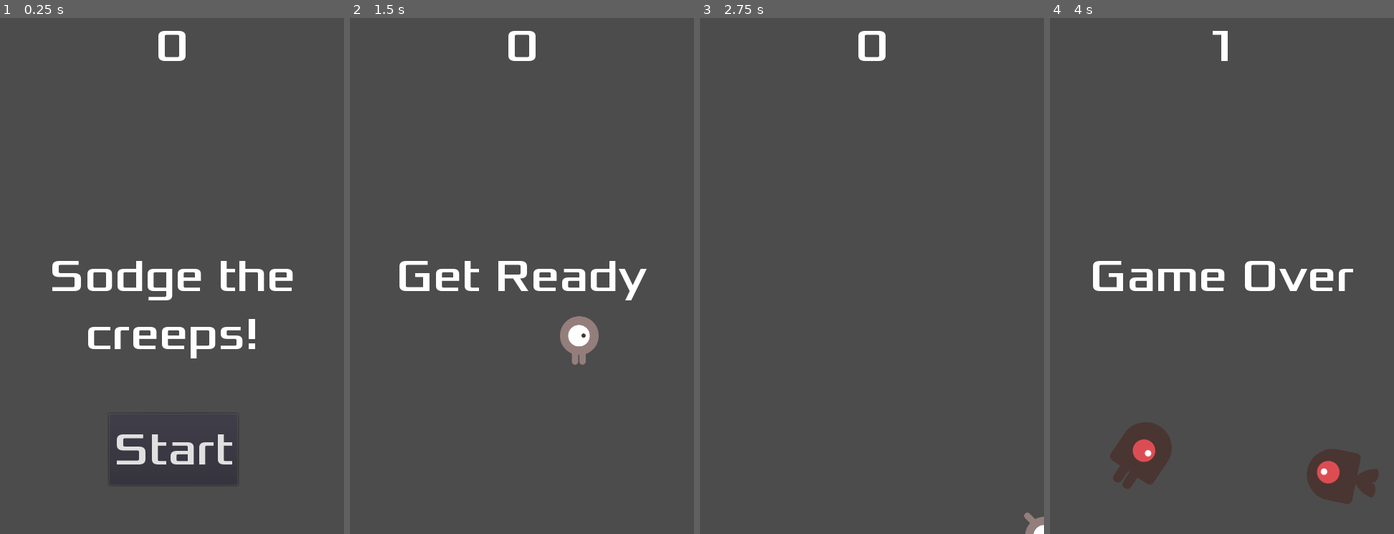
Above: before the commit, frames 1-4 (left to right).
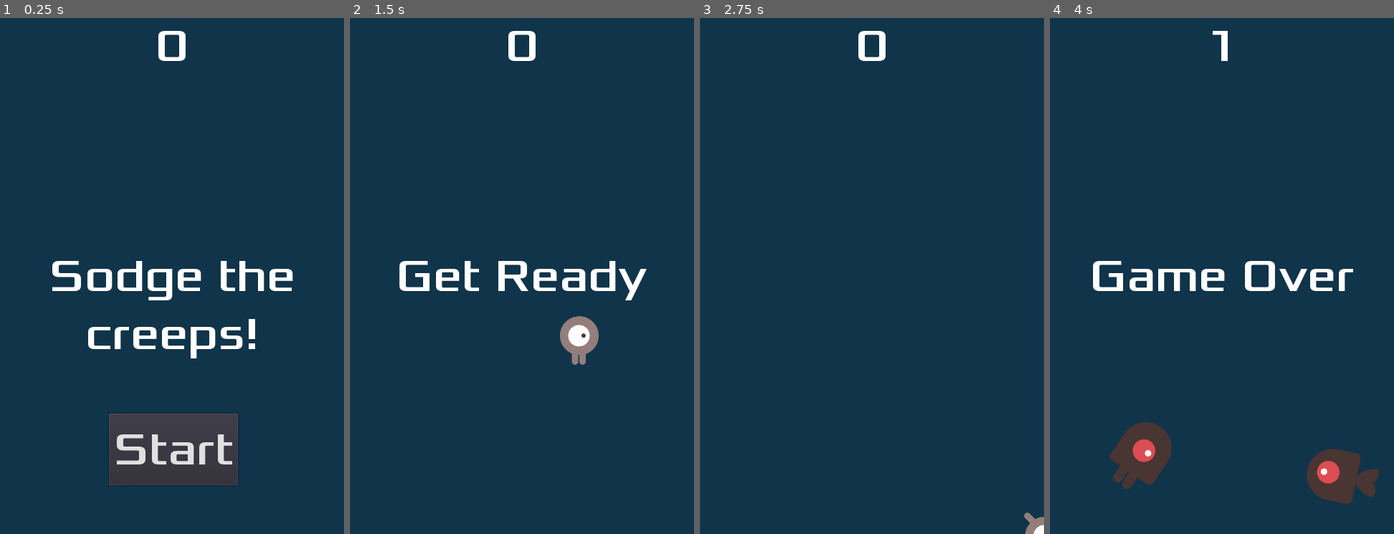
Above: after the commit, the same moments.

Repository: pmnzt/my-first-2d-game-godot
Game: Godot game, scene res://Main.tscn
The game is run twice, just before and just after one commit, with the same random seed, the same clock (stepped at 60 frames per second) and the same inputs.
Inputs:
- Up to frame 1 (0.25 s): no input
- Up to frame 2 (1.5 s): click "Start" at 0.5 s; tap Enter at 1.25 s; hold Right (move_right) from 1.28 s (still down)
- Up to frame 3 (2.75 s): release Right (move_right) at 2.03 s; hold Down (move_down) from 2.03 s (still down)
- Up to frame 4 (4 s): release Down (move_down) at 2.78 s; hold Right (move_right) 2.78-3.53 s; hold Up (move_up) from 3.53 s (still down)

The runs differ from the first frame. In frame 1, 92% of the frame differs, in the area x 0-100%, y 0-100%; in frame 2, 97%; in frame 3, 100%; in frame 4, 95%.

Commit message:
music and bg

Diff:
--- a/Main.gd
+++ b/Main.gd
@@ -23,6 +23,8 @@
 	$ScoreTimer.stop()
 	$MobTimer.stop()
 	$HUD.show_game_over()
+	$Music.stop()
+	$DeathSound.play()
 
 
 func new_game():
@@ -32,6 +34,7 @@
 	$StartTimer.start()
 	$HUD.update_score(score)
 	$HUD.show_message("Get Ready")
+	$Music.play()
 
 
 func _on_MobTimer_timeout():
--- a/Main.tscn
+++ b/Main.tscn
@@ -1,9 +1,11 @@
-[gd_scene load_steps=6 format=2]
+[gd_scene load_steps=8 format=2]
 
 [ext_resource path="res://Main.gd" type="Script" id=1]
 [ext_resource path="res://Player.tscn" type="PackedScene" id=2]
 [ext_resource path="res://Mob.tscn" type="PackedScene" id=3]
 [ext_resource path="res://HUD.tscn" type="PackedScene" id=4]
+[ext_resource path="res://art/House In a Forest Loop.ogg" type="AudioStream" id=5]
+[ext_resource path="res://art/gameover.wav" type="AudioStream" id=6]
 
 [sub_resource type="Curve2D" id=1]
 _data = {
@@ -13,6 +15,11 @@
 [node name="Main" type="Node"]
 script = ExtResource( 1 )
 mob_scene = ExtResource( 3 )
+
+[node name="ColorRect" type="ColorRect" parent="."]
+anchor_right = 1.0
+anchor_bottom = 1.0
+color = Color( 0.0666667, 0.207843, 0.294118, 1 )
 
 [node name="Player" parent="." instance=ExtResource( 2 )]
 
@@ -35,6 +42,12 @@
 
 [node name="HUD" parent="." instance=ExtResource( 4 )]
 
+[node name="Music" type="AudioStreamPlayer" parent="."]
+stream = ExtResource( 5 )
+
+[node name="DeathSound" type="AudioStreamPlayer" parent="."]
+stream = ExtResource( 6 )
+
 [connection signal="hit" from="Player" to="." method="game_over"]
 [connection signal="hit" from="Player" to="." method="_on_Player_hit"]
 [connection signal="timeout" from="MobTimer" to="." method="_on_MobTimer_timeout"]
--- a/Mob.tscn
+++ b/Mob.tscn
@@ -43,6 +43,7 @@
 scale = Vector2( 0.75, 0.75 )
 frames = SubResource( 1 )
 animation = "fly"
+frame = 1
 playing = true
 
 [node name="CollisionShape2D" type="CollisionShape2D" parent="."]
